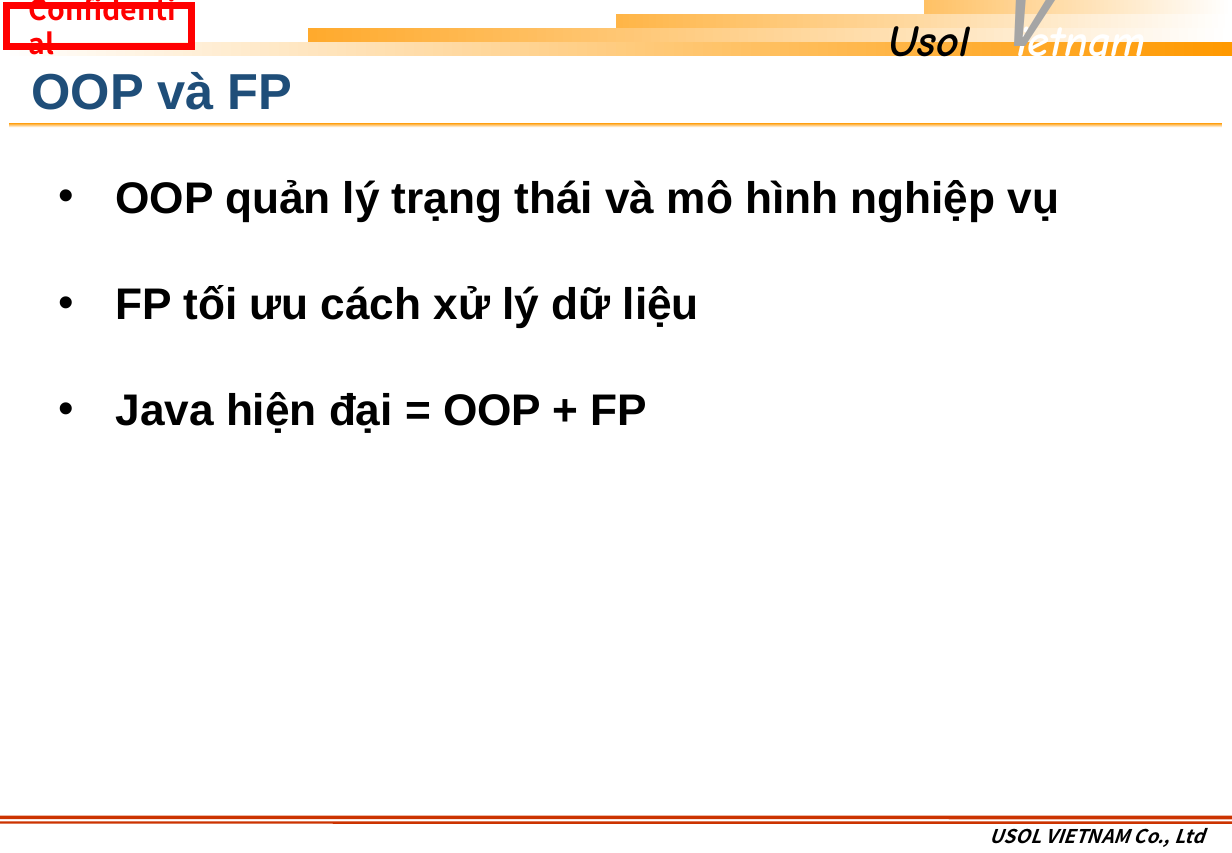
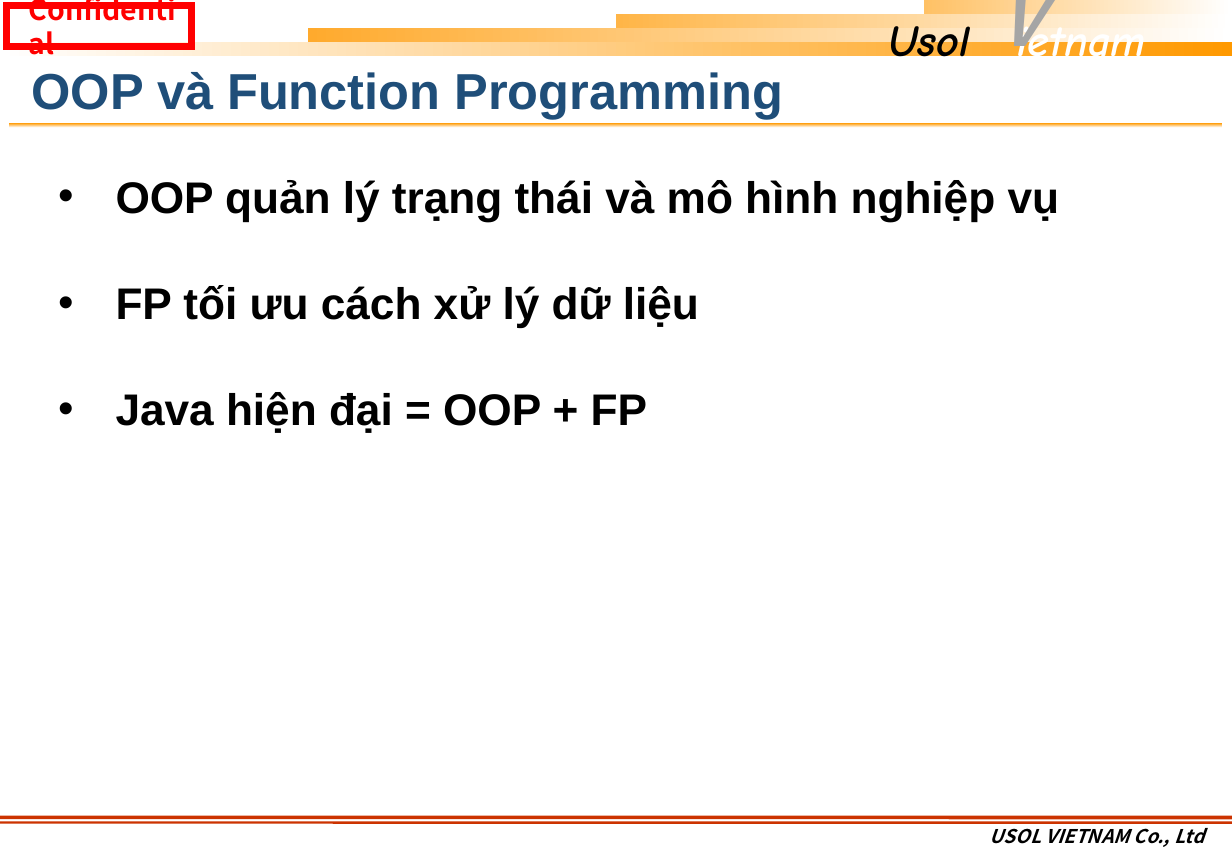
Before and after one commit to khuongmaingoc/javaDoc, a slide deck: slide 2 of Java_Week11_LE.pptx (slide 5 before the commit). Drawn at 1232x853 pixels with LibreOffice and Linux fonts; fonts in the diff are those of the drawing; background and template pictures are left out. Boxes give left, top, right and bottom in pixels: in the first picture for what was removed or moved away, otherwise in the second. Text is boxed around its words. In the diff, an @@ line names an element or a change of style, - is before the commit and + after.

```diff
--- a/Java_Week11_LE.pptx
+++ b/Java_Week11_LE.pptx
@@ text at box(32, 72, 782, 119): text changed @@
-OOP và FP
+OOP và Function Programming
```
Also in this commit, not shown: 2 other slides changed, 9 slides added, 1 slide removed, 2 other files.
